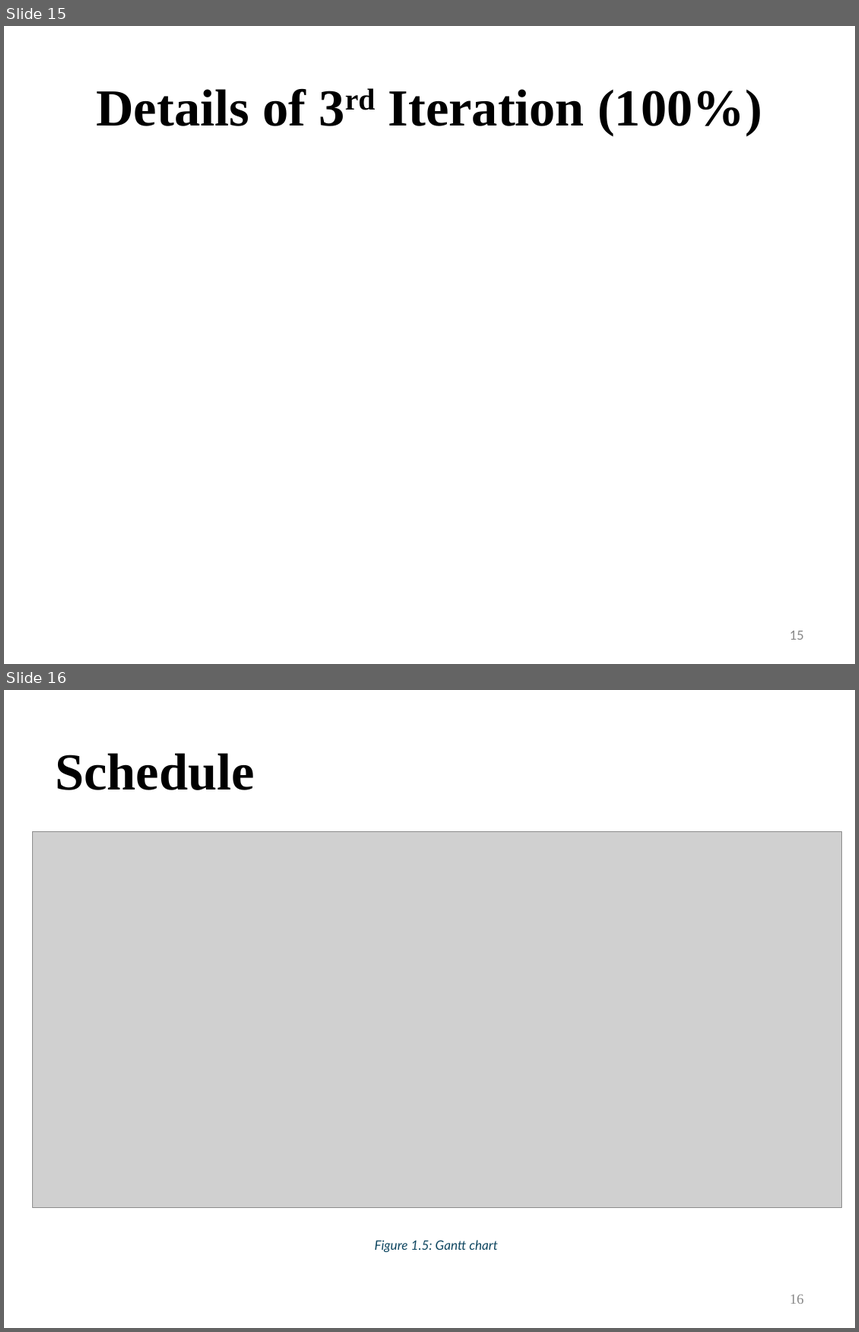
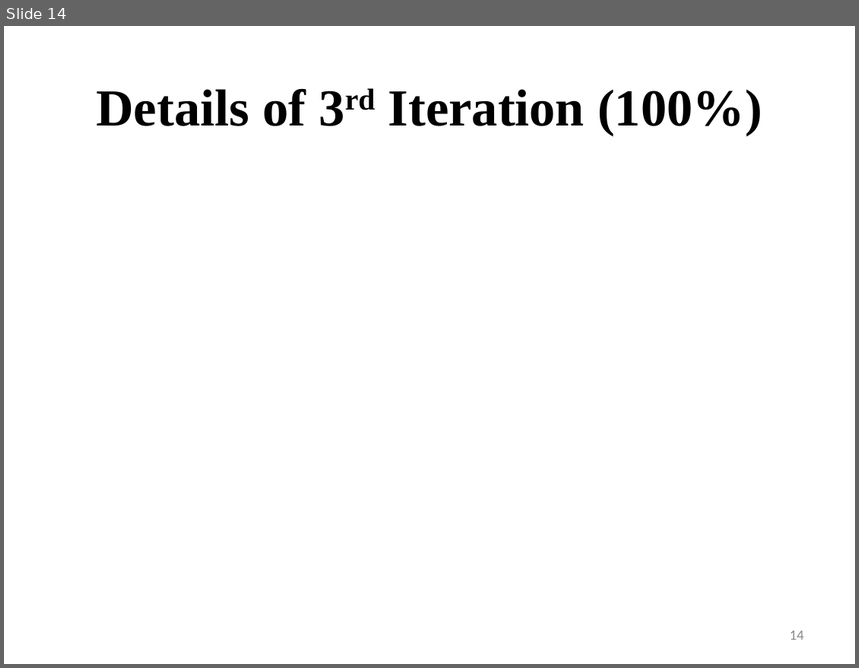
Before and after one commit to laibabintatahir/FYP-DOCS, a slide deck: LMS_60%.pptx. Shown one above the other, each under a label of ours: slides 15 and 16 before the commit, slide 14 after it. The pictures are 859x1332 and 859x668 pixels, drawn with LibreOffice and Linux fonts; fonts in the diff are those of the drawing; grey boxes stand for pictures. Boxes give left, top, right and bottom in pixels: in the first picture for what was removed or moved away, otherwise in the second. Text is boxed around its words. In the diff, an @@ line names an element or a change of style, - is before the commit and + after.

```diff
--- a/LMS_60%.pptx
+++ b/LMS_60%.pptx
@@ slide 16 removed at bbox=[4, 690, 855, 1328], background #FFFFFF @@
@@ title removed at bbox=[55, 753, 254, 790] @@
-Schedule
@@ picture removed at bbox=[32, 832, 842, 1208] @@
@@ text removed at bbox=[375, 1240, 498, 1252] @@
-Figure 1.5: Gantt chart
@@ page number removed at bbox=[790, 1295, 804, 1304] @@
-16
@@ what was slide 15 is now slide 14 @@
@@ page number at bbox=[790, 631, 804, 640]: text changed @@
-15
+14
```
Also in this commit, not shown: 1 other slide removed, 2 other files.
